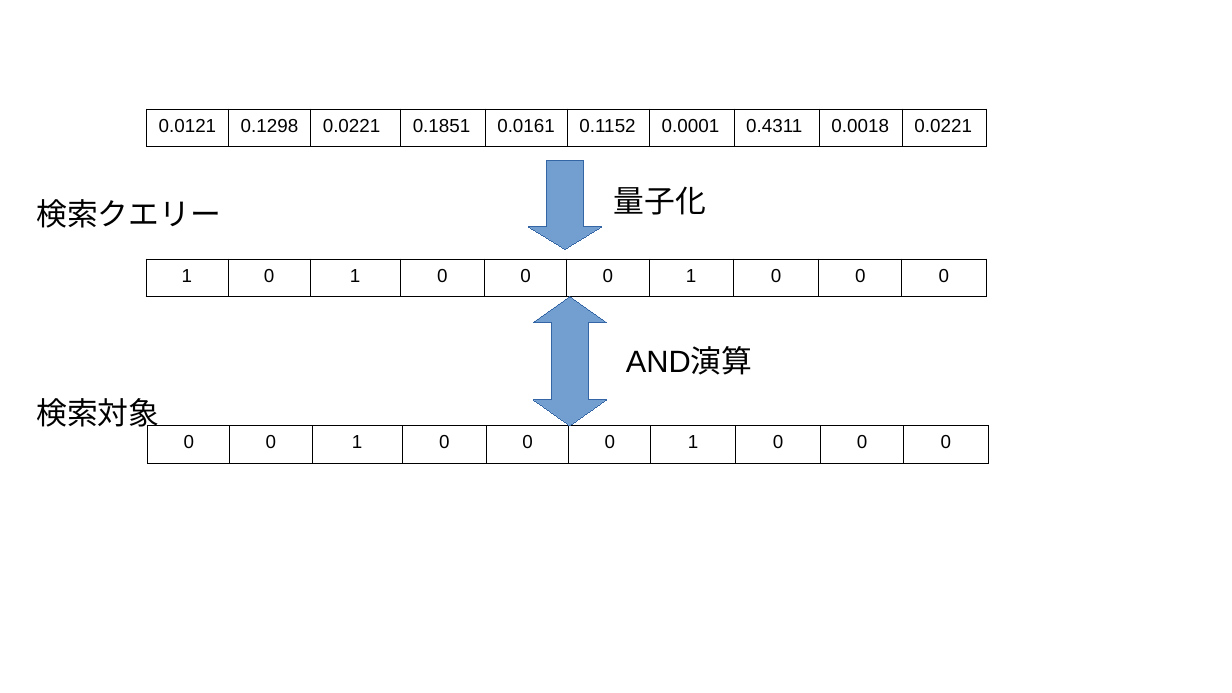
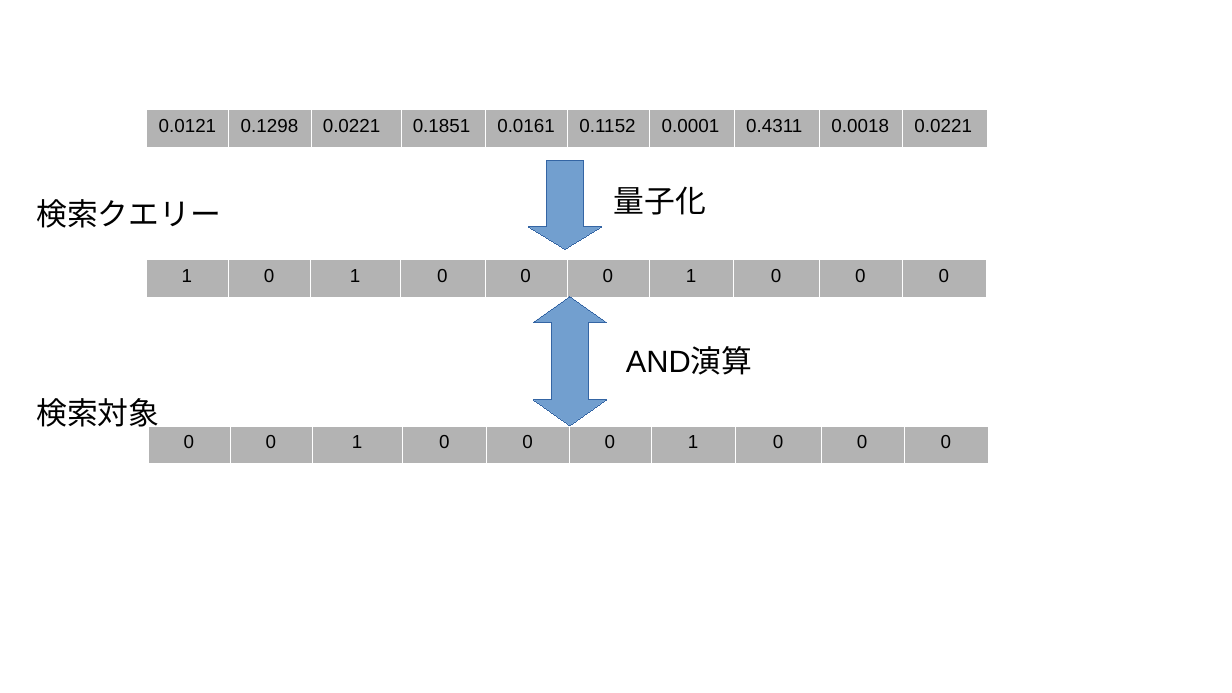
Before and after one commit to komainu8/rabbit-slide-komainu8-postgresql-conference-japan-2025, a slide deck: slide 17 of images.odp (slide 16 before the commit). Drawn at 1232x693 pixels with LibreOffice and Linux fonts; fonts in the diff are those of the drawing. Boxes give left, top, right and bottom in pixels: in the first picture for what was removed or moved away, otherwise in the second. Text is boxed around its words. In the diff, an @@ line names an element or a change of style, - is before the commit and + after.

```diff
--- a/images.odp
+++ b/images.odp
@@ table at (x1=147, y1=110, x2=989, y2=286) @@
@@ fill none to #B3B3B3 in row 1 @@
@@ borders changed @@
@@ table at (x1=145, y1=259, x2=988, y2=297) @@
@@ fill none to #B3B3B3 in row 1 @@
@@ borders changed @@
@@ table at (x1=148, y1=426, x2=991, y2=464) @@
@@ fill none to #B3B3B3 in row 1 @@
@@ borders changed @@
```
Also in this commit, not shown: 3 other slides changed, 1 slide added.
